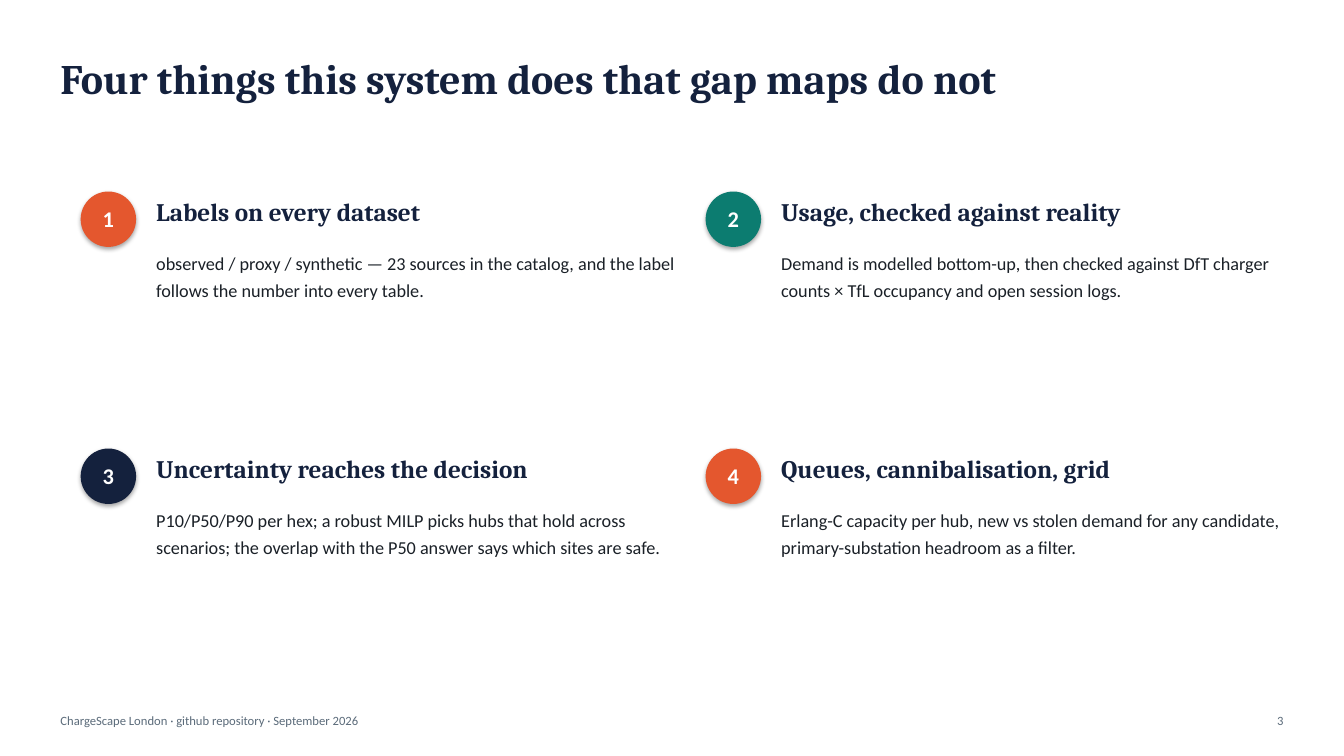
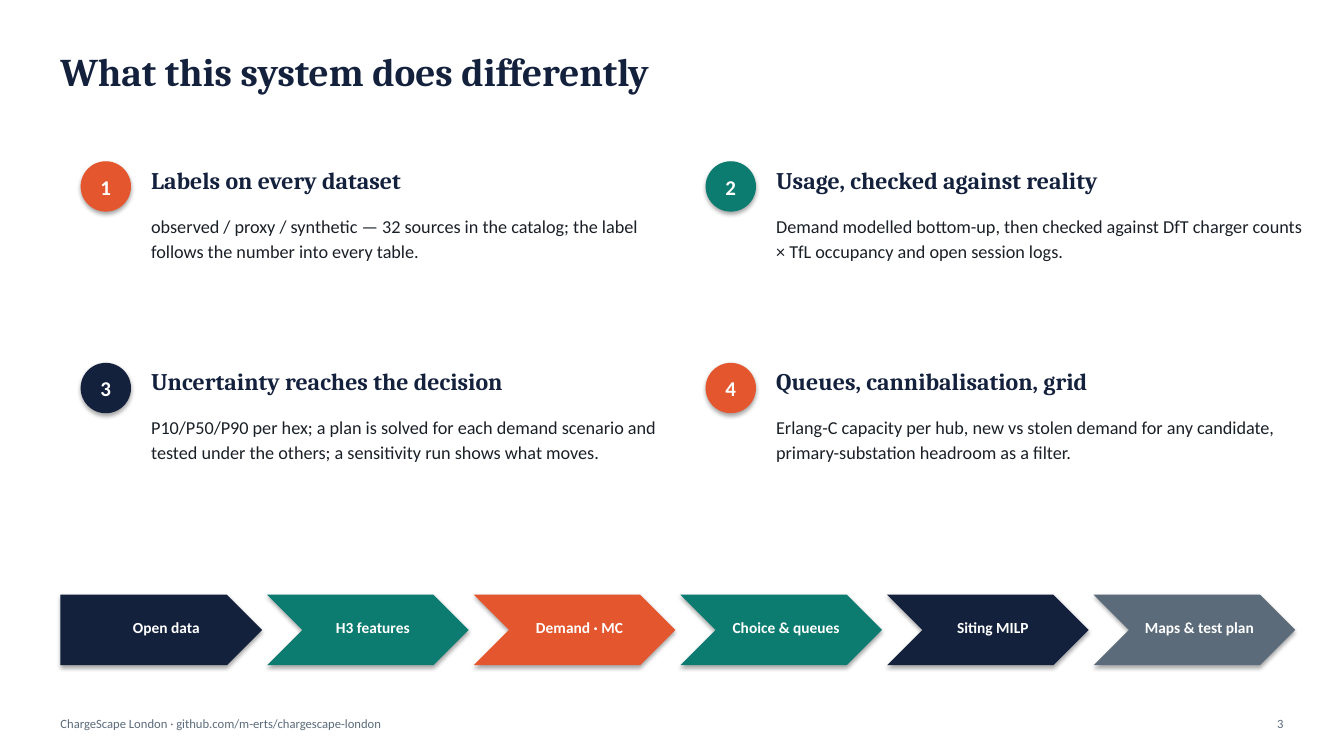
Before and after one commit to m-erts/chargescape-london, a slide deck: slide 3 of reports/ChargeScape_London.pptx. Drawn at 1344x756 pixels with LibreOffice and Linux fonts; fonts in the diff are those of the drawing. Boxes give left, top, right and bottom in pixels: in the first picture for what was removed or moved away, otherwise in the second. Text is boxed around its words. In the diff, an @@ line names an element or a change of style, - is before the commit and + after.

```diff
--- a/reports/ChargeScape_London.pptx
+++ b/reports/ChargeScape_London.pptx
@@ text at (60, 58, 648, 95): text changed; size 30 to 28 pt @@
-Four things this system does that gap maps do not
+What this system does differently
@@ text "1": place and size @@
-text "1" at (103, 212, 114, 227)
+text "1" at (100, 181, 111, 195)
@@ ellipse: place and size @@
-ellipse at (81, 192, 136, 247)
+ellipse at (81, 161, 131, 212)
@@ text "Labels on every dataset": place and size @@
-text "Labels on every dataset" at (156, 203, 420, 227)
+text "Labels on every dataset" at (151, 172, 401, 194)
@@ text "2": place and size @@
-text "2" at (728, 212, 739, 227)
+text "2" at (725, 181, 736, 195)
@@ ellipse: place and size @@
-ellipse at (706, 192, 761, 247)
+ellipse at (706, 161, 756, 212)
@@ text "Usage, checked against reality": place and size @@
-text "Usage, checked against reality" at (781, 203, 1121, 227)
+text "Usage, checked against reality" at (776, 172, 1097, 194)
@@ text at (151, 220, 638, 261): text changed @@
-observed / proxy / synthetic — 23 sources in the catalog, and the label follows the number into every table.
+observed / proxy / synthetic — 32 sources in the catalog; the label follows the number into every table.
@@ text at (776, 220, 1302, 261): text changed @@
-Demand is modelled bottom-up, then checked against DfT charger counts × TfL occupancy and open session logs.
+Demand modelled bottom-up, then checked against DfT charger counts × TfL occupancy and open session logs.
@@ text "3": place and size @@
-text "3" at (103, 469, 114, 484)
+text "3" at (100, 382, 111, 396)
@@ ellipse: place and size @@
-ellipse at (81, 449, 136, 504)
+ellipse at (81, 363, 131, 413)
@@ text "Uncertainty reaches the decision": place and size @@
-text "Uncertainty reaches the decision" at (156, 460, 528, 484)
+text "Uncertainty reaches the decision" at (151, 373, 503, 396)
@@ size 16 to 15 pt in 4 elements at (100, 181, 111, 195), (725, 181, 736, 195), (100, 382, 111, 396), (725, 382, 736, 396) @@
@@ text "4": place and size @@
-text "4" at (728, 469, 739, 484)
+text "4" at (725, 382, 736, 396)
@@ ellipse: place and size @@
-ellipse at (706, 449, 761, 504)
+ellipse at (706, 363, 756, 413)
@@ size 18 to 17 pt in 4 elements at (151, 172, 401, 194), (776, 172, 1097, 194), (151, 373, 503, 396), (776, 373, 1087, 396) @@
@@ text "Queues, cannibalisation, grid": place and size @@
-text "Queues, cannibalisation, grid" at (781, 460, 1110, 484)
+text "Queues, cannibalisation, grid" at (776, 373, 1087, 396)
@@ text "Erlang-C capacity per hub, new ...": place and size @@
-text "Erlang-C capacity per hub, new ..." at (781, 514, 1279, 557)
+text "Erlang-C capacity per hub, new ..." at (776, 421, 1274, 462)
@@ text "Erlang-C capacity per hub, new ..." at (776, 421, 1274, 462): line spacing 1.25 to 1.15 @@
@@ text at (151, 421, 656, 462): text changed @@
-P10/P50/P90 per hex; a robust MILP picks hubs that hold across scenarios; the overlap with the P50 answer says which sites are safe.
+P10/P50/P90 per hex; a plan is solved for each demand scenario and tested under the others; a sensitivity run shows what moves.
@@ pentagon arrow added at (60, 595, 262, 665), fill #14213D @@
@@ chevron added at (267, 595, 469, 665), fill #0C7C70 @@
@@ chevron added at (474, 595, 676, 665), fill #E4572E @@
@@ chevron added at (681, 595, 882, 665), fill #0C7C70 @@
@@ chevron added at (887, 595, 1089, 665), fill #14213D @@
@@ chevron added at (1094, 595, 1296, 665), fill #5B6B7A @@
@@ text added at (133, 622, 200, 636), 11 pt, text #FFFFFF, bold @@
+Open data
@@ text added at (336, 622, 410, 633), 11 pt, text #FFFFFF, bold @@
+H3 features
@@ text added at (536, 622, 623, 633), 11 pt, text #FFFFFF, bold @@
+Demand · MC
@@ text added at (733, 622, 840, 636), 11 pt, text #FFFFFF, bold @@
+Choice & queues
@@ text added at (957, 622, 1028, 636), 11 pt, text #FFFFFF, bold @@
+Siting MILP
@@ text added at (1145, 622, 1254, 636), 11 pt, text #FFFFFF, bold @@
+Maps & test plan
@@ text at (60, 719, 381, 730): text changed @@
-ChargeScape London · github repository · September 2026
+ChargeScape London · github.com/m-erts/chargescape-london
```
Also in this commit, not shown: 8 other slides changed, 6 slides added, 4 slides removed, 59 other files.
